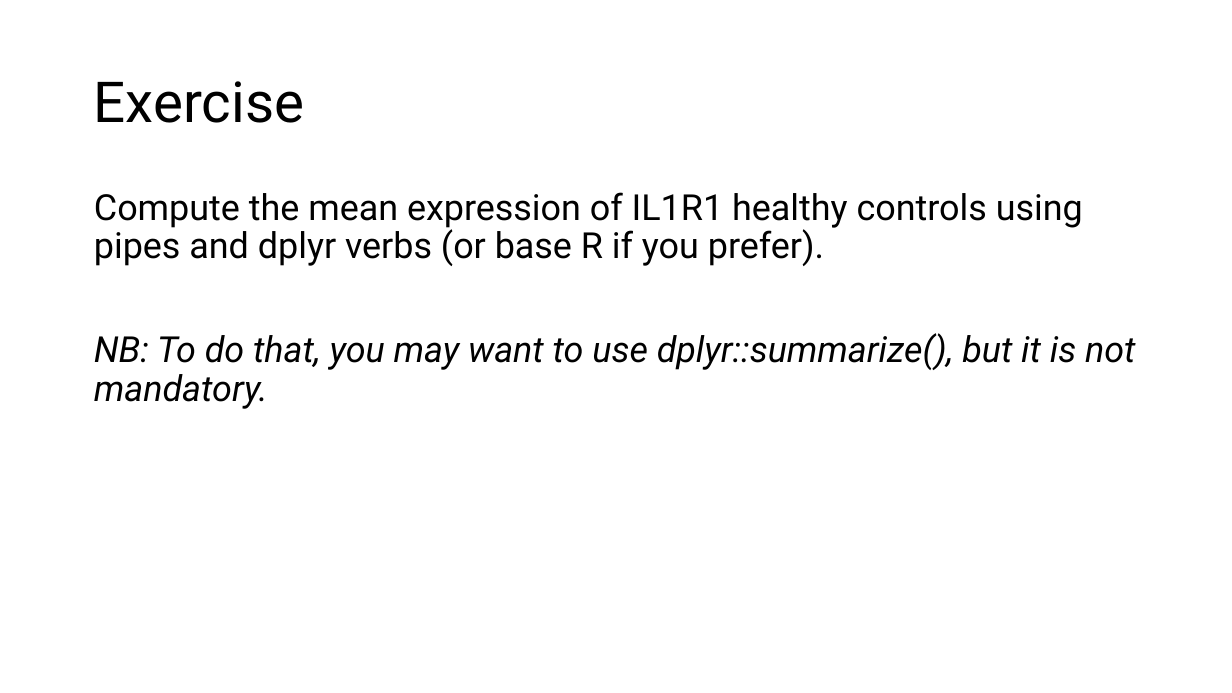
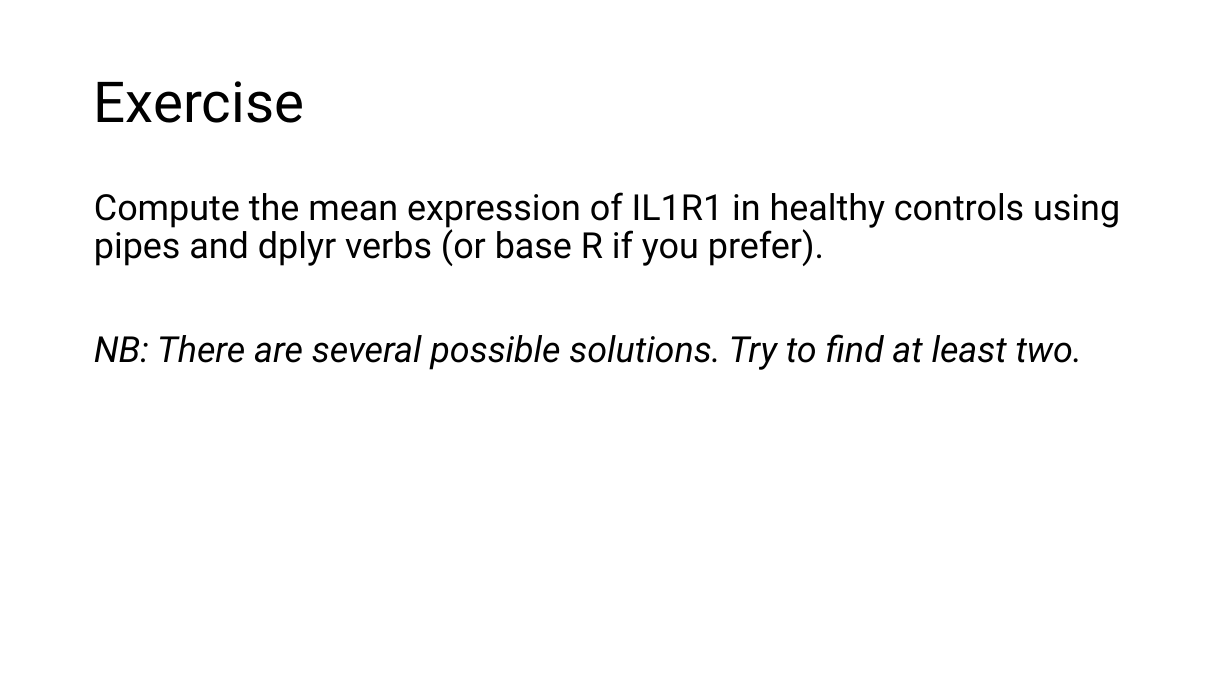
Before and after one commit to IFB-ElixirFr/EBIII_N2, a slide deck: slide 10 of 01R/02_dplyr_intro.pptx (slide 9 before the commit). Drawn at 1232x693 pixels with LibreOffice and Linux fonts; fonts in the diff are those of the drawing. Boxes give left, top, right and bottom in pixels: in the first picture for what was removed or moved away, otherwise in the second. Text is boxed around its words. In the diff, an @@ line names an element or a change of style, - is before the commit and + after.

```diff
--- a/01R/02_dplyr_intro.pptx
+++ b/01R/02_dplyr_intro.pptx
@@ text at <box>94,192,1120,370</box>: text changed @@
-Compute the mean expression of IL1R1 healthy controls using pipes and dplyr verbs (or base R if you prefer).
-NB: To do that, you may want to use dplyr::summarize(), but it is not mandatory.
+Compute the mean expression of IL1R1 in healthy controls using pipes and dplyr verbs (or base R if you prefer).
+NB: There are several possible solutions. Try to find at least two.
```
Also in this commit, not shown: 1 other slide changed, 1 slide added, 27 other files.
